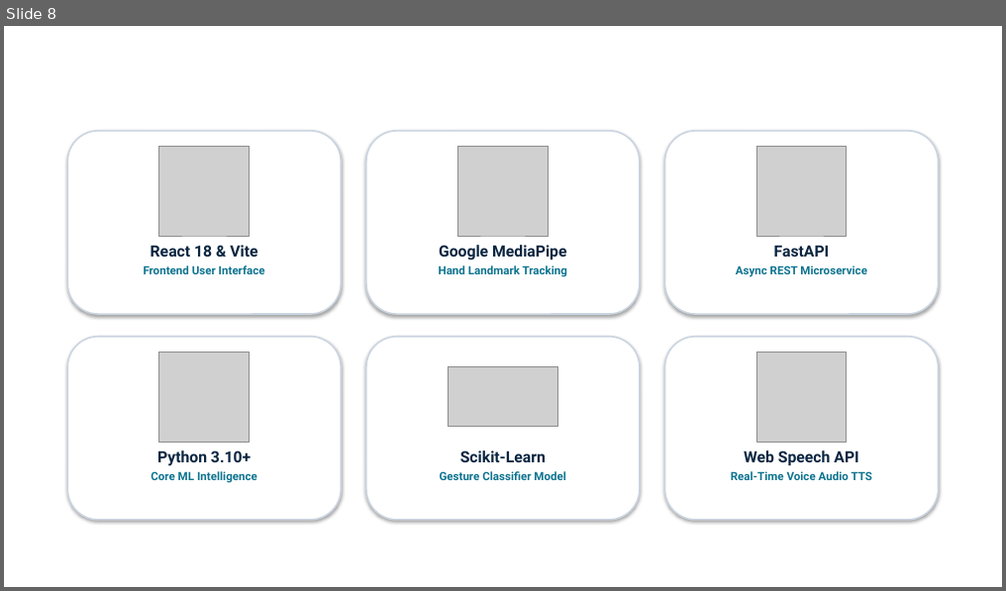
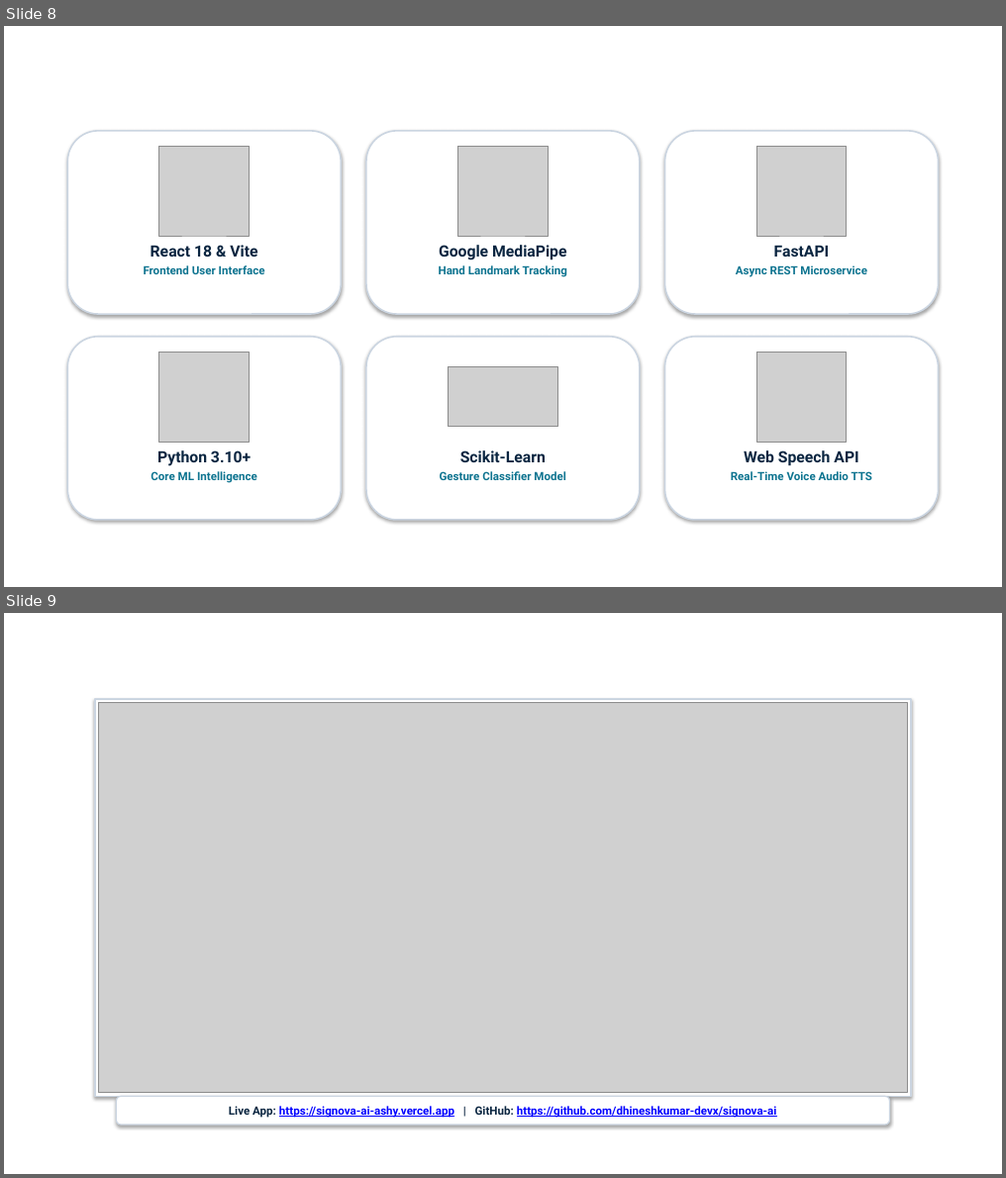
Before and after one commit to dhineshkumar-devx/signova-ai, a slide deck: docs/presentation/SIGNOVA_AI_Presentation_12Slides.pptx. Shown one above the other, each under a label of ours: slide 8 before the commit, slides 8 and 9 after it. The pictures are 1006x591 and 1006x1178 pixels, drawn with LibreOffice and Linux fonts; fonts in the diff are those of the drawing; grey boxes stand for pictures; background and template pictures are left out. Boxes give left, top, right and bottom in pixels: in the first picture for what was removed or moved away, otherwise in the second. Text is boxed around its words. In the diff, an @@ line names an element or a change of style, - is before the commit and + after.

Commit message:
docs: update presentation decks with GitHub and Vercel links

```diff
--- a/docs/presentation/SIGNOVA_AI_Presentation_12Slides.pptx
+++ b/docs/presentation/SIGNOVA_AI_Presentation_12Slides.pptx
@@ slide 9 added at [4,613,1002,1174], background picture (left out) @@
@@ rectangle added at [95,699,912,1096], fill #FFFFFF, outline #CBD5E1 1.5 pt @@
@@ picture added at [99,703,908,1093] @@
@@ rounded rectangle added at [116,1096,890,1125], fill #FFFFFF, outline #CBD5E1 1.2 pt, 11 pt, text #0000FF, bold, underline @@
+Live App: https://signova-ai-ashy.vercel.app | GitHub: https://github.com/dhineshkumar-devx/signova-ai
```
Also in this commit, not shown: 1 slide removed, 1 other file.
